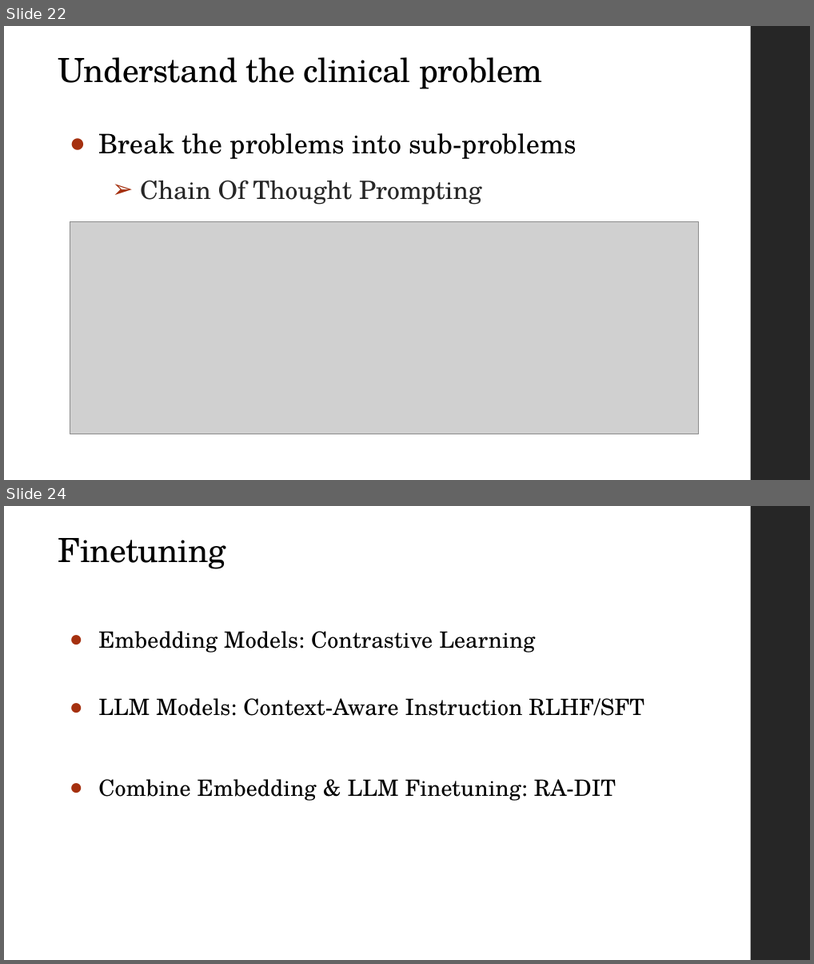
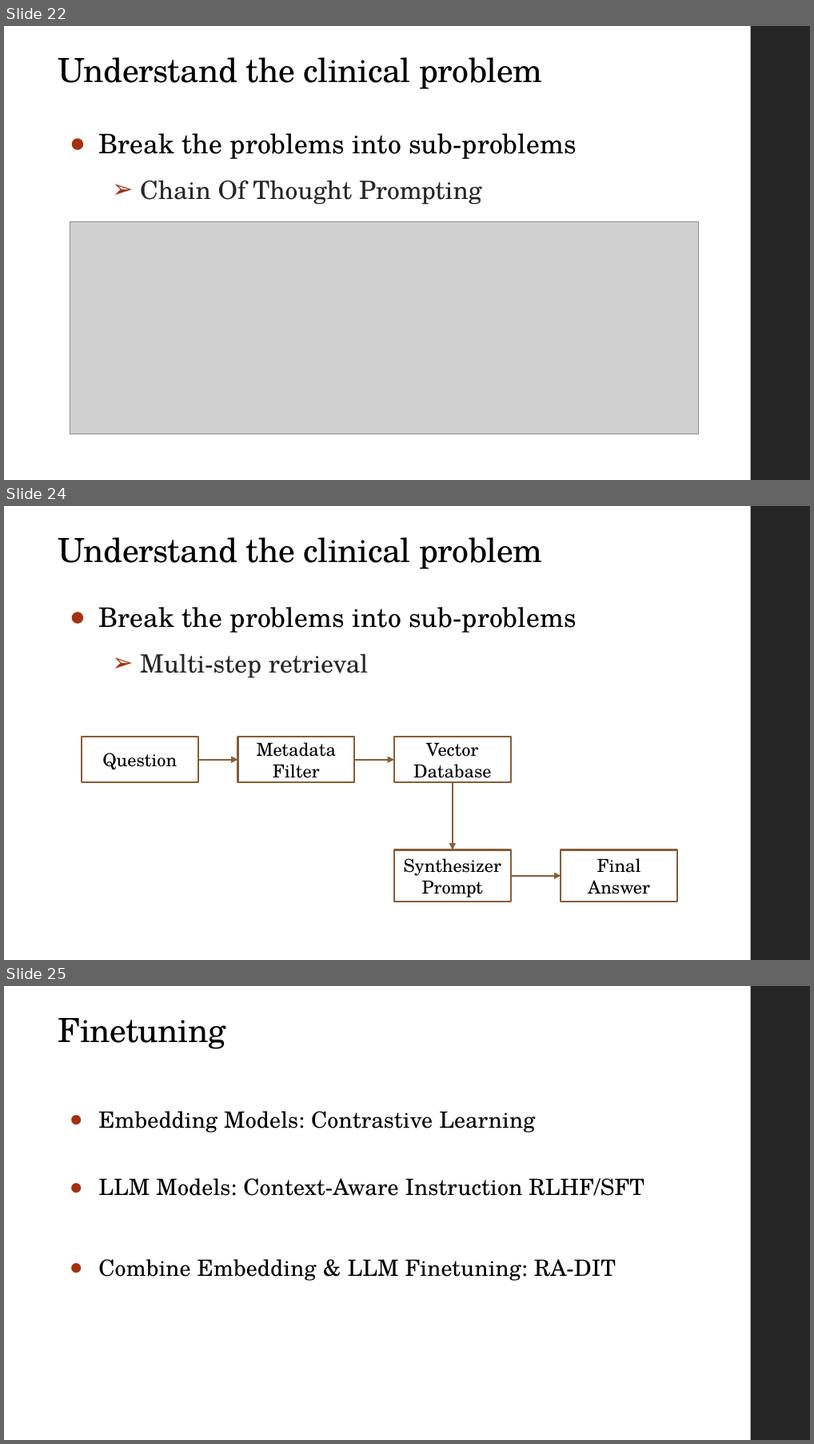
Before and after one commit to benjaminlq/llm_workshops, a slide deck: AI_Health_Summit/AI Summit Practical Workshop.pptx. Shown one above the other, each under a label of ours: slides 22 and 24 before the commit, slides 22, 24 and 25 after it; the slides between them are not shown. The pictures are 814x964 and 814x1444 pixels, drawn with LibreOffice and Linux fonts; fonts in the diff are those of the drawing; grey boxes stand for pictures. Boxes give left, top, right and bottom in pixels: in the first picture for what was removed or moved away, otherwise in the second. Text is boxed around its words. In the diff, an @@ line names an element or a change of style, - is before the commit and + after.

```diff
--- a/AI_Health_Summit/AI Summit Practical Workshop.pptx
+++ b/AI_Health_Summit/AI Summit Practical Workshop.pptx
@@ slide 24 added at (4,506,810,960), background #FFFFFF; not listed: 1 template element that a slide beside it also shows @@
@@ title added at (58,537,543,569), 29.7 pt, text #000000 @@
+Understand the clinical problem
@@ text added at (98,607,577,678), 24 pt, text #000000 @@
+● Break the problems into sub-problems
+  ➢ Multi-step retrieval
@@ rectangle added at (82,736,198,782), outline #865E37 1.5 pt, 16 pt, text #000000 @@
+Question
@@ rectangle added at (238,736,354,782), outline #865E37 1.5 pt, 16 pt, text #000000 @@
+Metadata Filter
@@ rectangle added at (394,736,510,782), outline #865E37 1.5 pt, 16 pt, text #000000 @@
+Vector Database
@@ arrow added from (198, 760) to (238, 760), #865E37 1.5 pt @@
@@ arrow added from (354, 760) to (394, 760), #865E37 1.5 pt @@
@@ arrow added from (452, 782) to (452, 849), #865E37 1.5 pt @@
@@ rectangle added at (394,849,510,901), outline #865E37 1.5 pt, 16 pt, text #000000 @@
+Synthesizer Prompt
@@ rectangle added at (562,849,678,901), outline #865E37 1.5 pt, 16 pt, text #000000 @@
+Final Answer
@@ arrow added from (511, 876) to (562, 876), #865E37 1.5 pt @@
@@ what was slide 24 is now slide 25 @@
```
Also in this commit, not shown: 4 slides changed.
